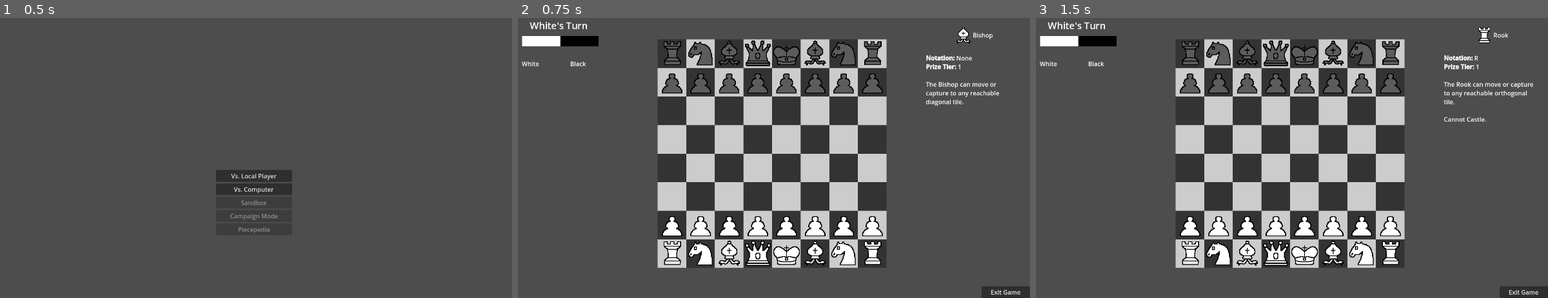
Above: before the commit, frames 1-3 (left to right).
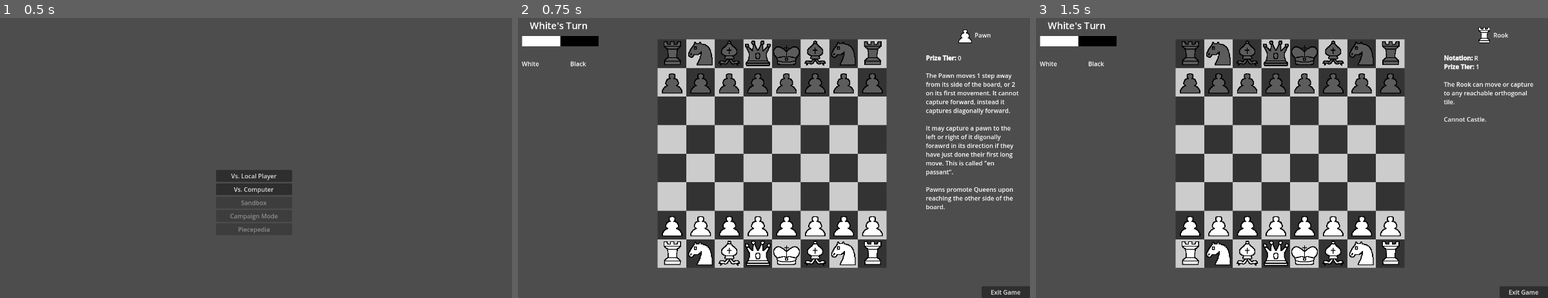
Above: after the commit, the same moments.

Repository: TheMageBoy/StupidChess
Game: Godot game, scene res://Scenes/Main Menu.tscn
Same seed, same stepped clock (60 frames per second), same inputs: the game is played once before the commit and once after it.
Inputs (mouse positions are in pixels of both pictures, inside the frame that each line leads up to):
- Up to frame 1 (0.5 s): no input
- Up to frame 2 (0.75 s): click "Vs. Local Player" at 0.5 s
- Up to frame 3 (1.5 s): click (1189, 54) at 1.27 s

Frame 1 is identical in both runs. In frame 2, 2.1% of the frame differs, in the area x 79-98%, y 3-69%; in frame 3, nothing differs.

Commit message:
Hotfix
Makes Pawns the default Piece Guide, Not the Bishop

Diff:
--- a/Game Sourcecode/Scenes/Game2.tscn
+++ b/Game Sourcecode/Scenes/Game2.tscn
@@ -204,11 +204,14 @@
 size_flags_horizontal = 3
 size_flags_vertical = 3
 bbcode_enabled = true
-text = "[center][img=50]Graphics/Pieces/Bishop.png[/img]Bishop[/center]
-
-[b]Notation:[/b] None
-[b]Prize Tier:[/b] 1
-
-The Bishop can move or capture to any reachable diagonal tile."
+text = "[center][img=50]Graphics/Pieces/Pawn.png[/img]Pawn[/center]
+
+[b]Prize Tier:[/b] 0
+
+The Pawn moves 1 step away from its side of the board, or 2 on its first movement. It cannot capture forward, instead it captures diagonally forward.
+
+It may capture a pawn to the left or right of it digonally forawrd in its direction if they have just done their first long move. This is called \"en passant\".
+
+Pawns promote Queens upon reaching the other side of the board."
 
 [connection signal="pressed" from="Exit Game" to="." method="_back_to_main"]
Not shown, added: Game Sourcecode/Graphics/Pieces/Clocktower.png.import
Not shown, changed: index.html
Not shown, changed: index.pck
